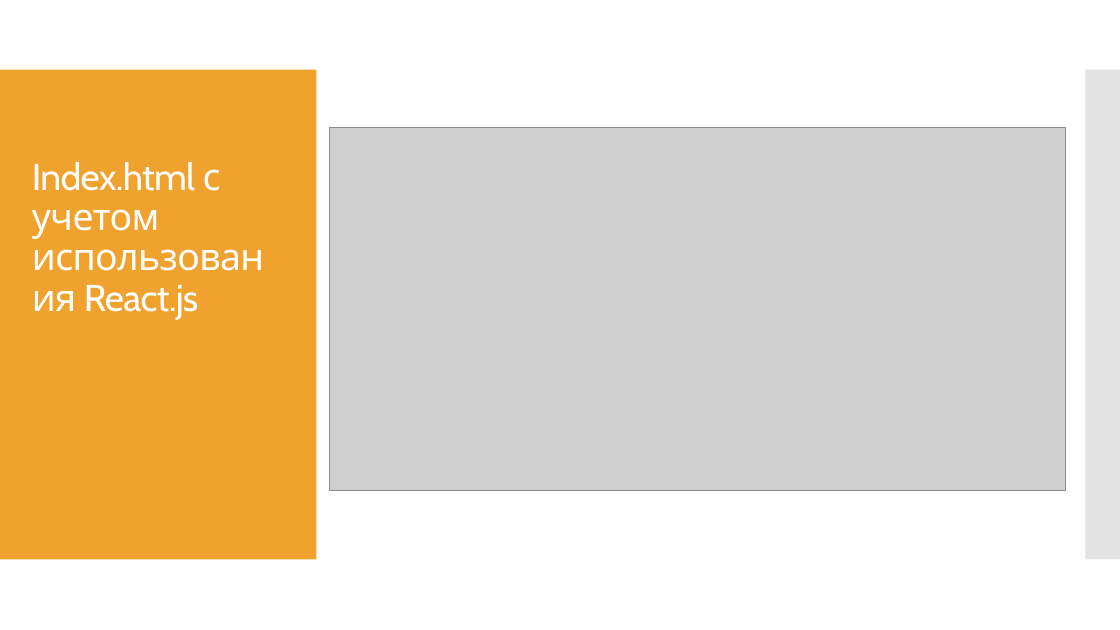
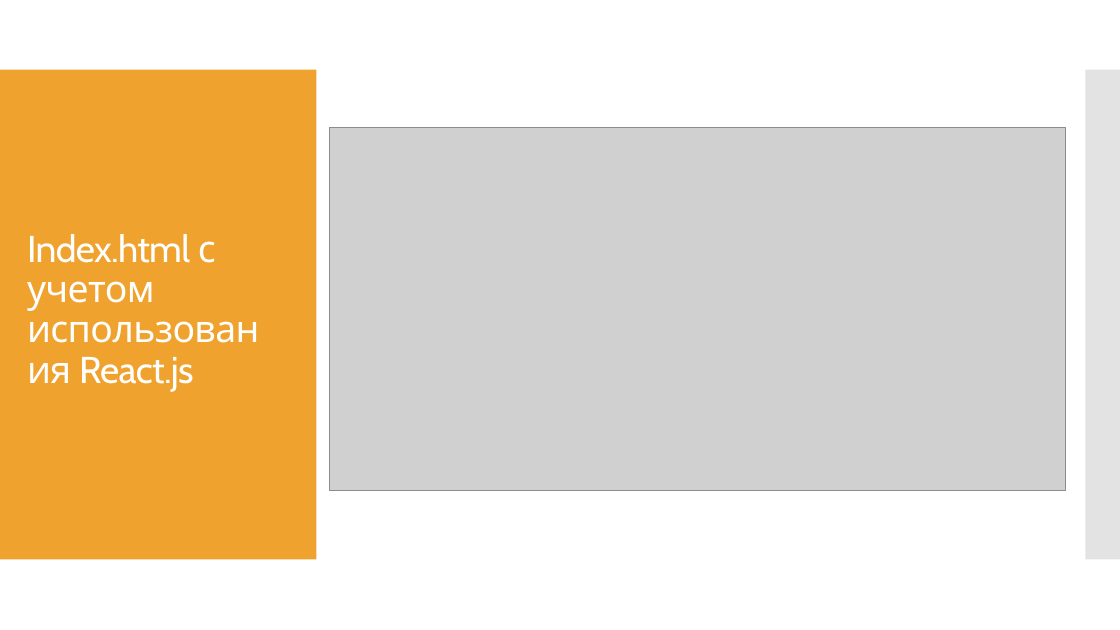
Before and after one commit to AlinaZhurba2000/DZ_Dmitrieva_and_Zhurba, a slide deck: slide 20 of презентация и файл/Сравнение js frameworks.pptx (slide 21 before the commit). Drawn at 1120x630 pixels with LibreOffice and Linux fonts; fonts in the diff are those of the drawing; grey boxes stand for pictures. Boxes give left, top, right and bottom in pixels: in the first picture for what was removed or moved away, otherwise in the second. Text is boxed around its words. In the diff, an @@ line names an element or a change of style, - is before the commit and + after.

```diff
--- a/презентация и файл/Сравнение js frameworks.pptx
+++ b/презентация и файл/Сравнение js frameworks.pptx
@@ title "Index.html с учетом использования React.js": place and size @@
-title "Index.html с учетом использования React.js" at [32,162,221,319]
+title "Index.html с учетом использования React.js" at [27,234,216,391]
```
Also in this commit, not shown: 3 other slides changed, 5 slides added, 5 slides removed.
